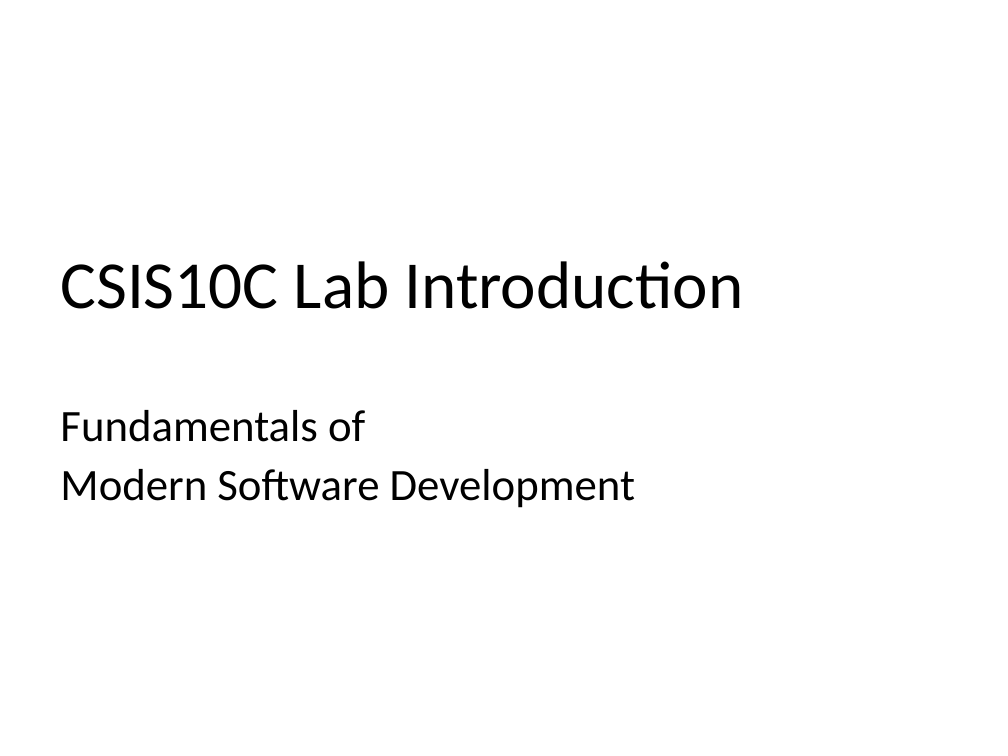
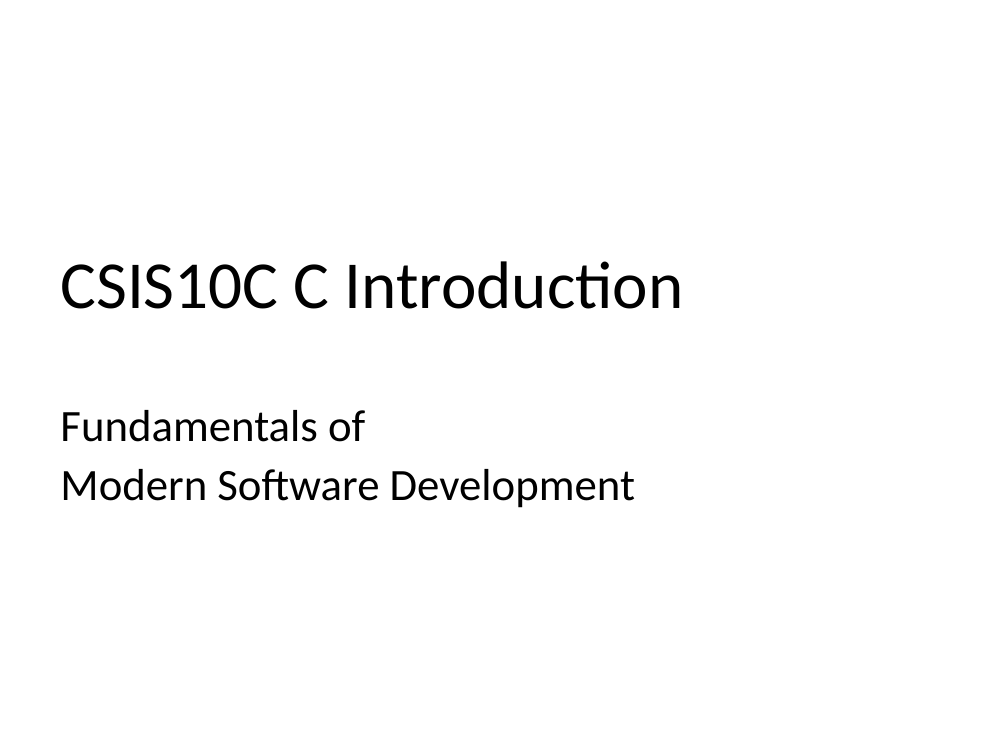
Before and after one commit to lkoepsel/Labs_10C_Class, a slide deck: slide 1 of lec1bIntro.ppt. Drawn at 1008x756 pixels with LibreOffice and Linux fonts; fonts in the diff are those of the drawing. Boxes give left, top, right and bottom in pixels: in the first picture for what was removed or moved away, otherwise in the second. Text is boxed around its words. In the diff, an @@ line names an element or a change of style, - is before the commit and + after.

```diff
--- a/lec1bIntro.ppt
+++ b/lec1bIntro.ppt
@@ title at (60,261,684,309): text changed @@
-CSIS10C Lab Introduction
+CSIS10C C Introduction
```
Also in this commit, not shown: 6 other slides changed, 2 slides added, 22 other files.
